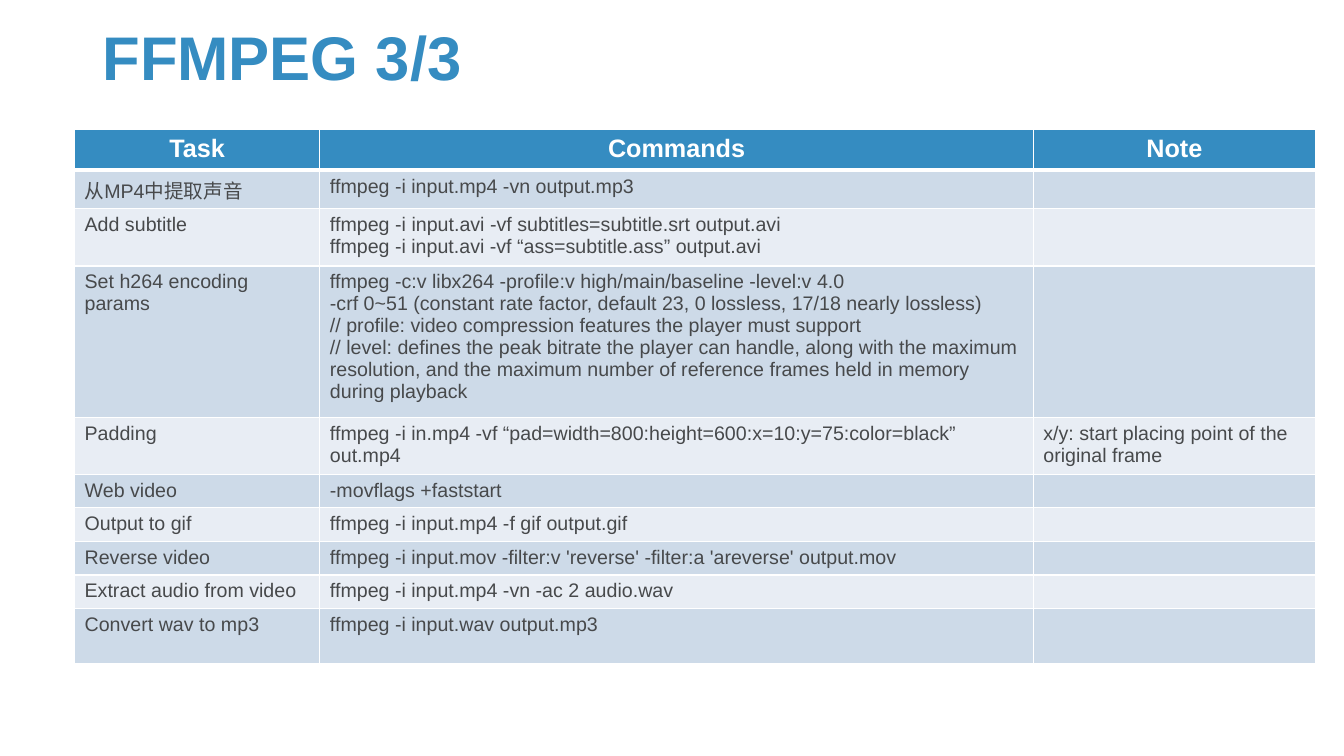
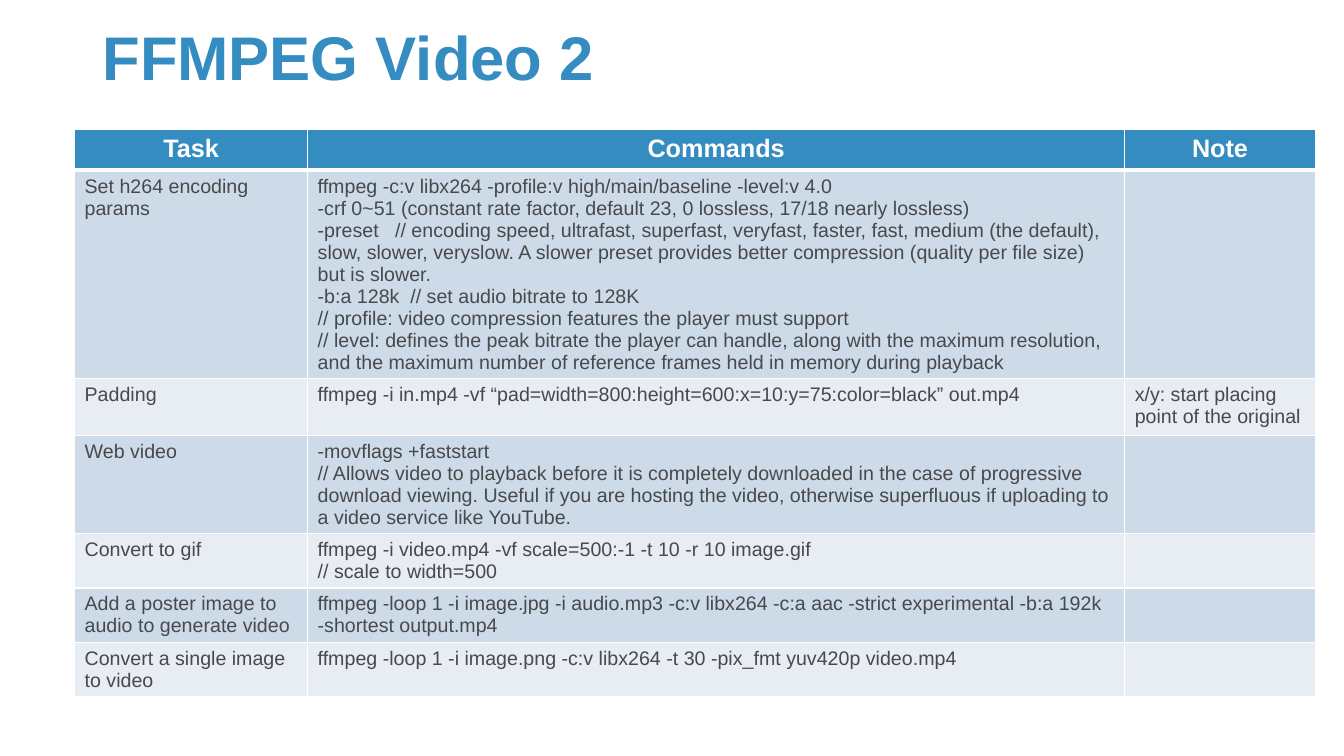
Before and after one commit to Sparks-Lu/TechNotes, a slide deck: slide 12 of Misc/Media-Notes.pptx (slide 10 before the commit). Drawn at 1344x756 pixels with LibreOffice and Linux fonts; fonts in the diff are those of the drawing; background and template pictures are left out. Boxes give left, top, right and bottom in pixels: in the first picture for what was removed or moved away, otherwise in the second. Text is boxed around its words. In the diff, an @@ line names an element or a change of style, - is before the commit and + after.

```diff
--- a/Misc/Media-Notes.pptx
+++ b/Misc/Media-Notes.pptx
@@ title at [102,35,593,81]: text changed @@
-FFMPEG 3/3
+FFMPEG Video 2
@@ table at [75,130,1316,691] @@
-row 2: 从MP4中提取声音 | ffmpeg -i input.mp4 -vn output.mp3 | 
-row 3: Add subtitle | ffmpeg -i input.avi -vf subtitles=subtitle.srt output.avi / ffmpeg -i input.avi -vf “ass=subtitle.ass” output.avi | 
-row 4: Set h264 encoding params | ffmpeg -c:v libx264 -profile:v high/main/baseline -level:v 4.0 / -crf 0~51 (constant rate factor, default 23, 0 lossless, 17/18 nearly lossless) / // profile: video compression features the player must support / // level: defines the peak bitrate the player can handle, along with the maximum resolution, and the maximum number of reference frames held in memory during playback | 
-row 5: Padding | ffmpeg -i in.mp4 -vf “pad=width=800:height=600:x=10:y=75:color=black” out.mp4 | x/y: start placing point of the original frame
-row 6: Web video | -movflags +faststart | 
-row 7: Output to gif | ffmpeg -i input.mp4 -f gif output.gif | 
-row 8: Reverse video | ffmpeg -i input.mov -filter:v 'reverse' -filter:a 'areverse' output.mov | 
-row 9: Extract audio from video | ffmpeg -i input.mp4 -vn -ac 2 audio.wav | 
-row 10: Convert wav to mp3 | ffmpeg -i input.wav output.mp3 | 
+row 2: Set h264 encoding params | ffmpeg -c:v libx264 -profile:v high/main/baseline -level:v 4.0 / -crf 0~51 (constant rate factor, default 23, 0 lossless, 17/18 nearly lossless) / -preset // encoding speed, ultrafast, superfast, veryfast, faster, fast, medium (the default), slow, slower, veryslow. A slower preset provides better compression (quality per file size) but is slower. / -b:a 128k // set audio bitrate to 128K / // profile: video compression features the player must support / // level: defines the peak bitrate the player can handle, along with the maximum resolution, and the maximum number of reference frames held in memory during playback | 
+row 3: Padding | ffmpeg -i in.mp4 -vf “pad=width=800:height=600:x=10:y=75:color=black” out.mp4 | x/y: start placing point of the original
+row 4: Web video | -movflags +faststart / // Allows video to playback before it is completely downloaded in the case of progressive download viewing. Useful if you are hosting the video, otherwise superfluous if uploading to a video service like YouTube. | 
+row 5: Convert to gif | ffmpeg -i video.mp4 -vf scale=500:-1 -t 10 -r 10 image.gif / // scale to width=500 | 
+row 6: Add a poster image to audio to generate video | ffmpeg -loop 1 -i image.jpg -i audio.mp3 -c:v libx264 -c:a aac -strict experimental -b:a 192k -shortest output.mp4 | 
+row 7: Convert a single image to video | ffmpeg -loop 1 -i image.png -c:v libx264 -t 30 -pix_fmt yuv420p video.mp4 | 
```
Also in this commit, not shown: 2 other slides changed, 5 slides added, 3 other files.
